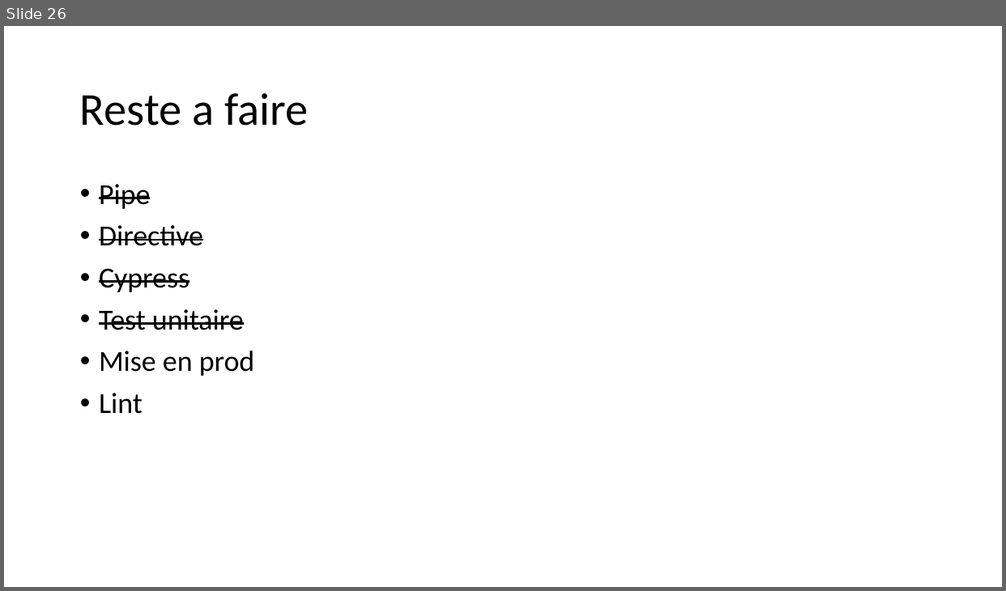
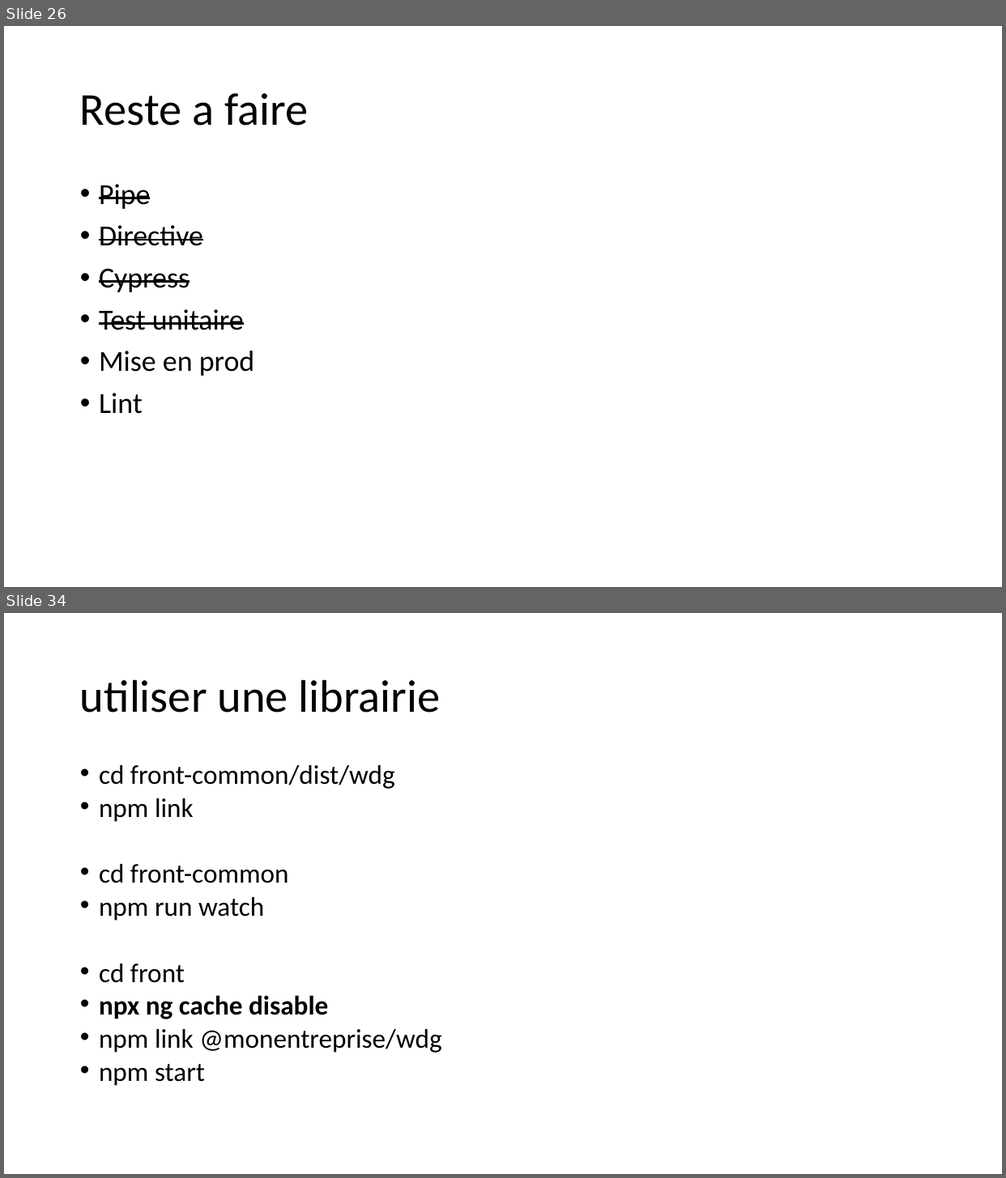
Before and after one commit to jlg-formation/agu-dec-2022, a slide deck: notes.pptx. Shown one above the other, each under a label of ours: slide 26 before the commit, slides 26 and 34 after it; the slides between them are not shown. The pictures are 1006x591 and 1006x1178 pixels, drawn with LibreOffice and Linux fonts; fonts in the diff are those of the drawing. Boxes give left, top, right and bottom in pixels: in the first picture for what was removed or moved away, otherwise in the second. Text is boxed around its words. In the diff, an @@ line names an element or a change of style, - is before the commit and + after.

```diff
--- a/notes.pptx
+++ b/notes.pptx
@@ slide 34 added at <box>4,613,1002,1174</box>, background #FFFFFF @@
@@ title added at <box>80,679,441,713</box>, 44 pt, text #000000 @@
+utiliser une librairie
@@ text added at <box>99,765,441,1086</box>, 25.9 pt, text #000000 @@
+• cd front-common/dist/wdg
+• npm link
+• cd front-common
+• npm run watch
+• cd front
+• npx ng cache disable
+• npm link @monentreprise/wdg
+• npm start
```
Also in this commit, not shown: 8 other slides added, 1 other file.
